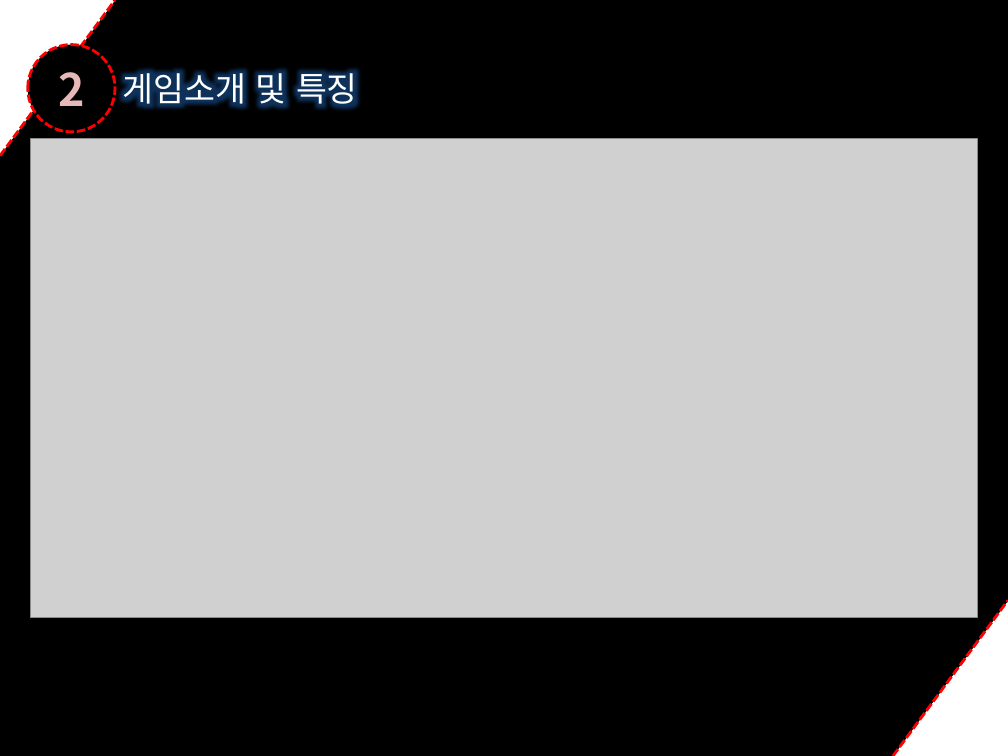
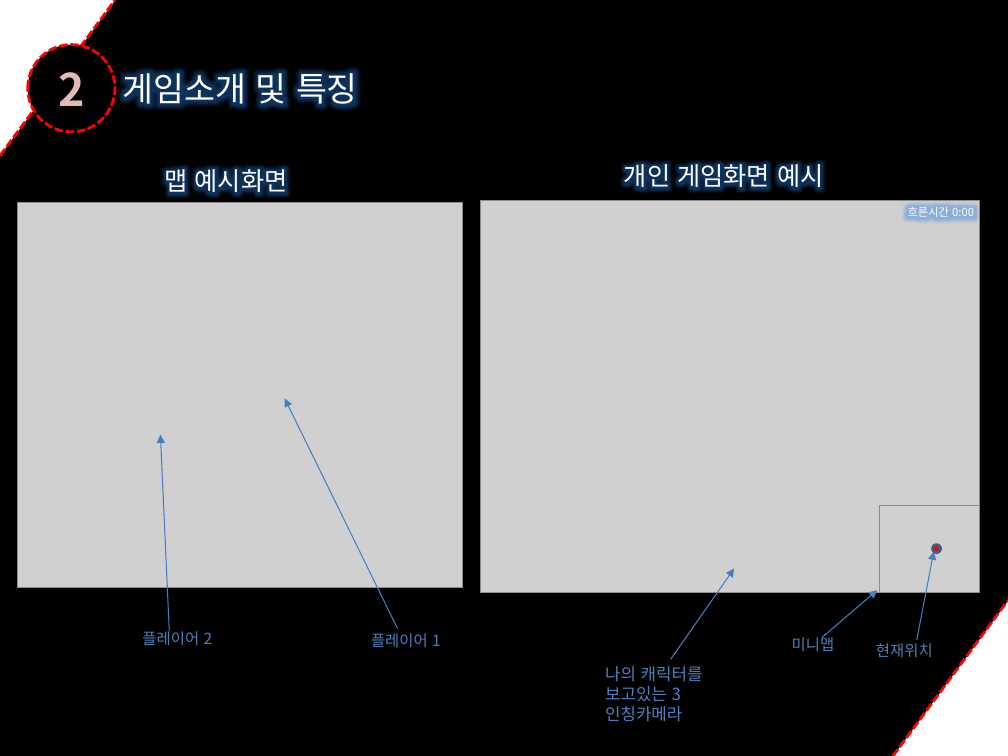
Before and after one commit to dygks910910/Darkness, a slide deck: slide 6 of 졸업작품 제안서(박요한,민두홍,정재훈).pptx. Drawn at 1008x756 pixels with LibreOffice and Linux fonts; fonts in the diff are those of the drawing; grey boxes stand for pictures. Boxes give left, top, right and bottom in pixels: in the first picture for what was removed or moved away, otherwise in the second. Text is boxed around its words. In the diff, an @@ line names an element or a change of style, - is before the commit and + after.

```diff
--- a/졸업작품 제안서(박요한,민두홍,정재훈).pptx
+++ b/졸업작품 제안서(박요한,민두홍,정재훈).pptx
@@ picture removed at (x1=30, y1=139, x2=978, y2=618) @@
@@ text added at (x1=164, y1=164, x2=288, y2=196), 18 pt, text #FFFFFF @@
+맵 예시화면
@@ text added at (x1=624, y1=160, x2=823, y2=192), 18 pt, text #FFFFFF @@
+개인 게임화면 예시
@@ picture added at (x1=18, y1=203, x2=464, y2=588) @@
@@ picture added at (x1=480, y1=201, x2=980, y2=593) @@
@@ text added at (x1=908, y1=207, x2=974, y2=217), 8 pt, text #FFFFFF @@
+흐른시간 0:00
@@ arrow added from (397, 629) to (284, 398), #4B7EBC 0.75 pt @@
@@ arrow added from (169, 630) to (160, 434), #4B7EBC 0.75 pt @@
@@ picture added at (x1=879, y1=506, x2=980, y2=593) @@
@@ arrow added from (670, 659) to (734, 569), #4B7EBC 0.75 pt @@
@@ arrow added from (916, 640) to (933, 551), #4B7EBC 0.75 pt @@
@@ ellipse added at (x1=932, y1=544, x2=940, y2=552), fill #FF0000, outline #3A5F8C 2 pt @@
@@ arrow added from (822, 638) to (877, 590), #4B7EBC 0.75 pt @@
@@ text added at (x1=142, y1=629, x2=213, y2=645), 11 pt, text #4F81BD @@
+플레이어 2
@@ text added at (x1=371, y1=633, x2=441, y2=647), 11 pt, text #4F81BD @@
+플레이어 1
@@ text added at (x1=792, y1=635, x2=835, y2=651), 11 pt, text #4F81BD @@
+미니맵
@@ text added at (x1=876, y1=643, x2=933, y2=657), 11 pt, text #4F81BD @@
+현재위치
@@ text added at (x1=605, y1=666, x2=703, y2=701), 12 pt, text #4F81BD @@
+나의 캐릭터를 보고있는 3인칭카메라
```
Also in this commit, not shown: 2 other slides changed.
